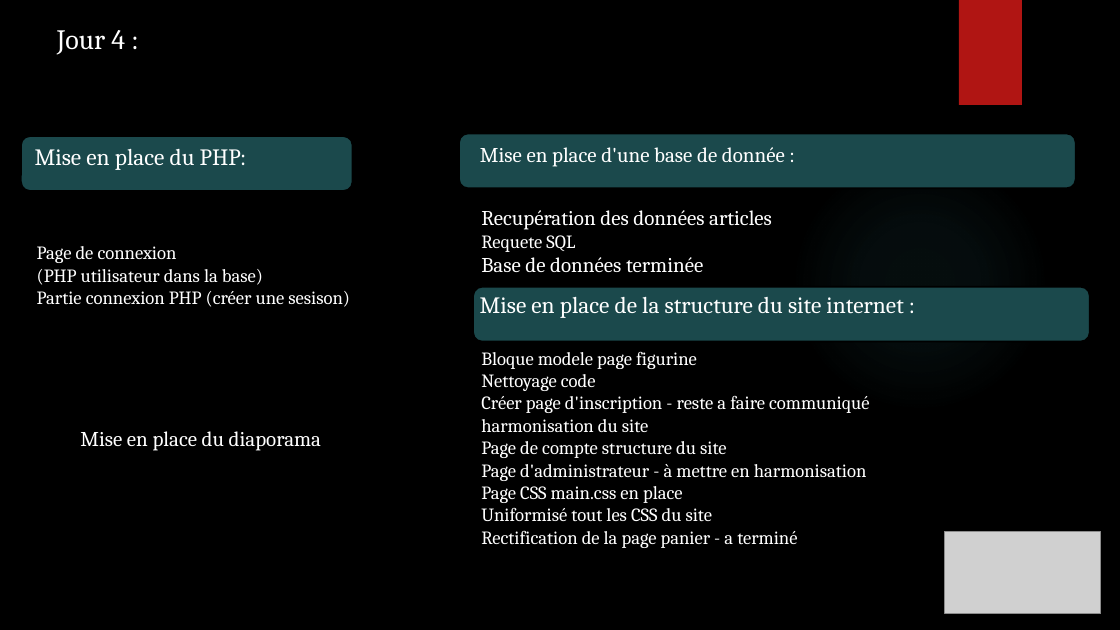
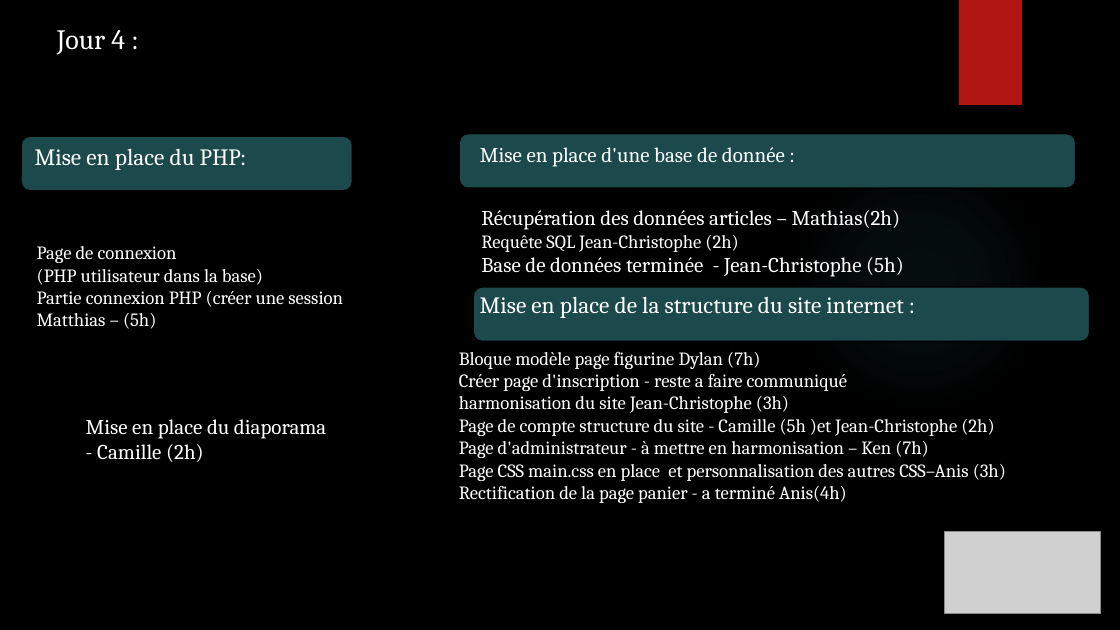
Before and after one commit to ChampemeDylan/UPOP, a slide deck: slide 15 of Présentation UPOP.pptx. Drawn at 1120x630 pixels with LibreOffice and Linux fonts; fonts in the diff are those of the drawing; grey boxes stand for pictures; background and template pictures are left out. Boxes give left, top, right and bottom in pixels: in the first picture for what was removed or moved away, otherwise in the second. Text is boxed around its words. In the diff, an @@ line names an element or a change of style, - is before the commit and + after.

Commit message:
Camille MAJ DIAPO
Ajout des personnes tâches et heures passées
Manque TEST pour finir
et Structure

```diff
--- a/Présentation UPOP.pptx
+++ b/Présentation UPOP.pptx
@@ text at (x1=481, y1=210, x2=904, y2=277): text changed @@
-Recupération des données articles
-Requete SQL
-Base de données terminée
+Récupération des données articles – Mathias(2h)
+Requête SQL Jean-Christophe (2h)
+Base de données terminée - Jean-Christophe (5h)
@@ text at (x1=37, y1=291, x2=343, y2=329): text changed @@
-Partie connexion PHP (créer une sesison)
+Partie connexion PHP (créer une session
+Matthias – (5h)
@@ text "Bloque modèle page figurine Dylan ..." moved from (x1=481, y1=351, x2=869, y2=548) to (x1=459, y1=351, x2=1006, y2=503) @@
@@ text at (x1=459, y1=351, x2=760, y2=369): text changed @@
-Bloque modele page figurine
-Nettoyage code
+Bloque modèle page figurine Dylan (7h)
@@ text "Mise en place du diaporama" moved from (x1=80, y1=431, x2=321, y2=451) to (x1=86, y1=419, x2=326, y2=462) @@
@@ text at (x1=459, y1=396, x2=1006, y2=503): text changed @@
-harmonisation du site
-Page de compte structure du site
-Page d'administrateur - à mettre en harmonisation
-Page CSS main.css en place
-Uniformisé tout les CSS du site
-Rectification de la page panier - a terminé
+harmonisation du site Jean-Christophe (3h)
+Page de compte structure du site - Camille (5h )et Jean-Christophe (2h)
+Page d'administrateur - à mettre en harmonisation – Ken (7h)
+Page CSS main.css en place et personnalisation des autres CSS–Anis (3h)
+Rectification de la page panier - a terminé Anis(4h)
@@ text at (x1=97, y1=444, x2=204, y2=462): paragraph added @@
+- Camille (2h)
```
Also in this commit, not shown: 9 other slides changed.
